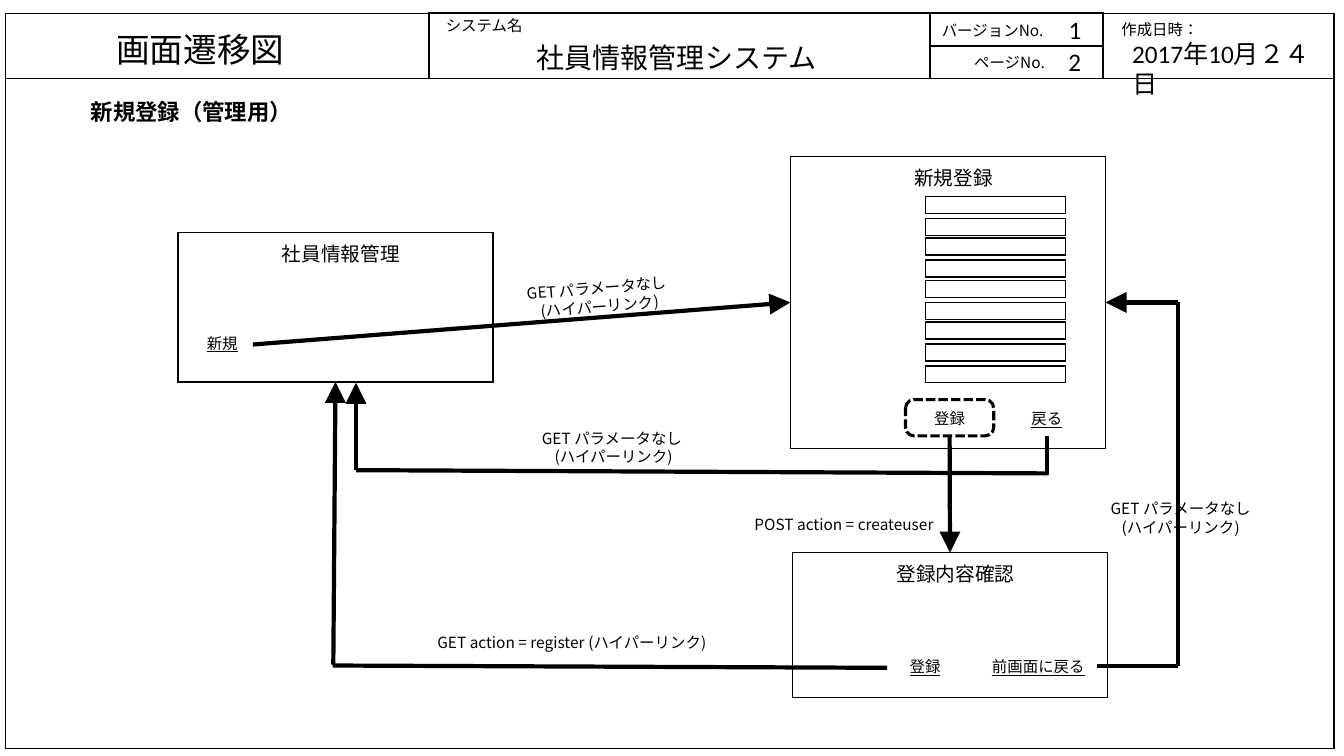
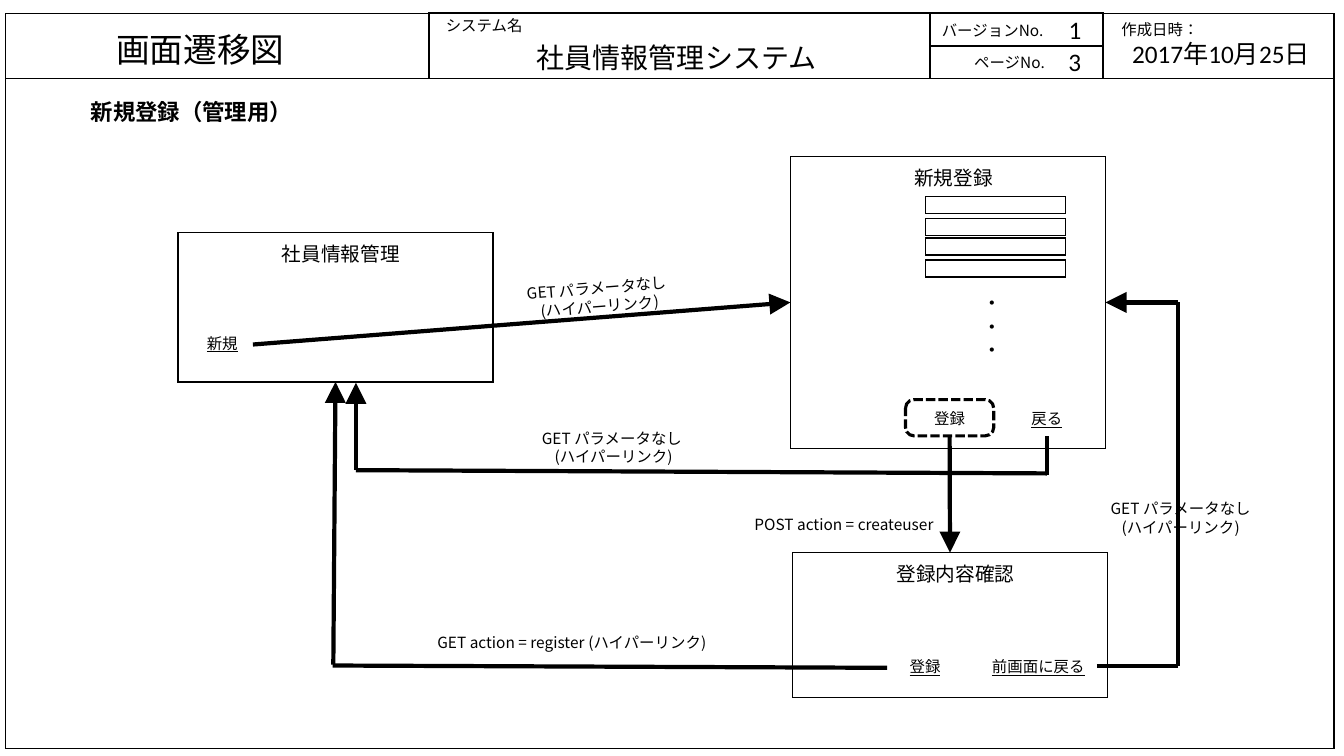
Before and after one commit to java201710/java, a slide deck: slide 3 of mitchell/Notes/画面・状態遷移図（ミッチェル）.pptx. Drawn at 1344x756 pixels with LibreOffice and Linux fonts; fonts in the diff are those of the drawing. Boxes give left, top, right and bottom in pixels: in the first picture for what was removed or moved away, otherwise in the second. Text is boxed around its words. In the diff, an @@ line names an element or a change of style, - is before the commit and + after.

```diff
--- a/mitchell/Notes/画面・状態遷移図（ミッチェル）.pptx
+++ b/mitchell/Notes/画面・状態遷移図（ミッチェル）.pptx
@@ text at (1068,54,1081,71): text changed @@
-2
+3
@@ text at (1132,42,1310,65): text changed @@
-2017年10月２４日
+2017年10月25日
@@ rectangle removed at (926,280,1066,297) @@
@@ rectangle removed at (926,302,1066,320) @@
@@ rectangle removed at (926,322,1066,339) @@
@@ text added at (982,300,1002,352), 14 pt, text #000000 @@
+・
+・
+・
@@ rectangle removed at (926,344,1066,361) @@
@@ rectangle removed at (926,366,1066,383) @@
```
Also in this commit, not shown: 8 other slides changed, 2 slides added, 3 other files.
